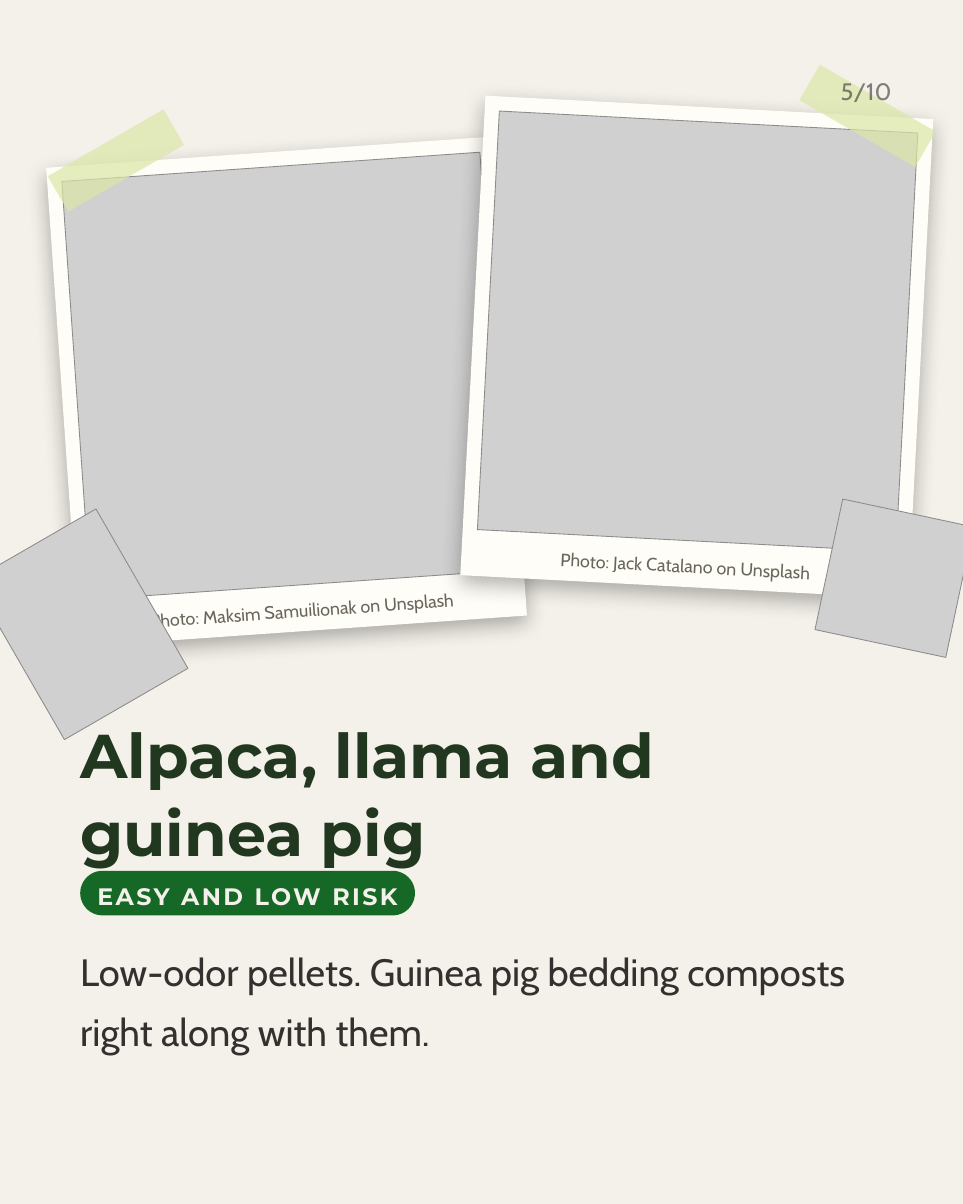
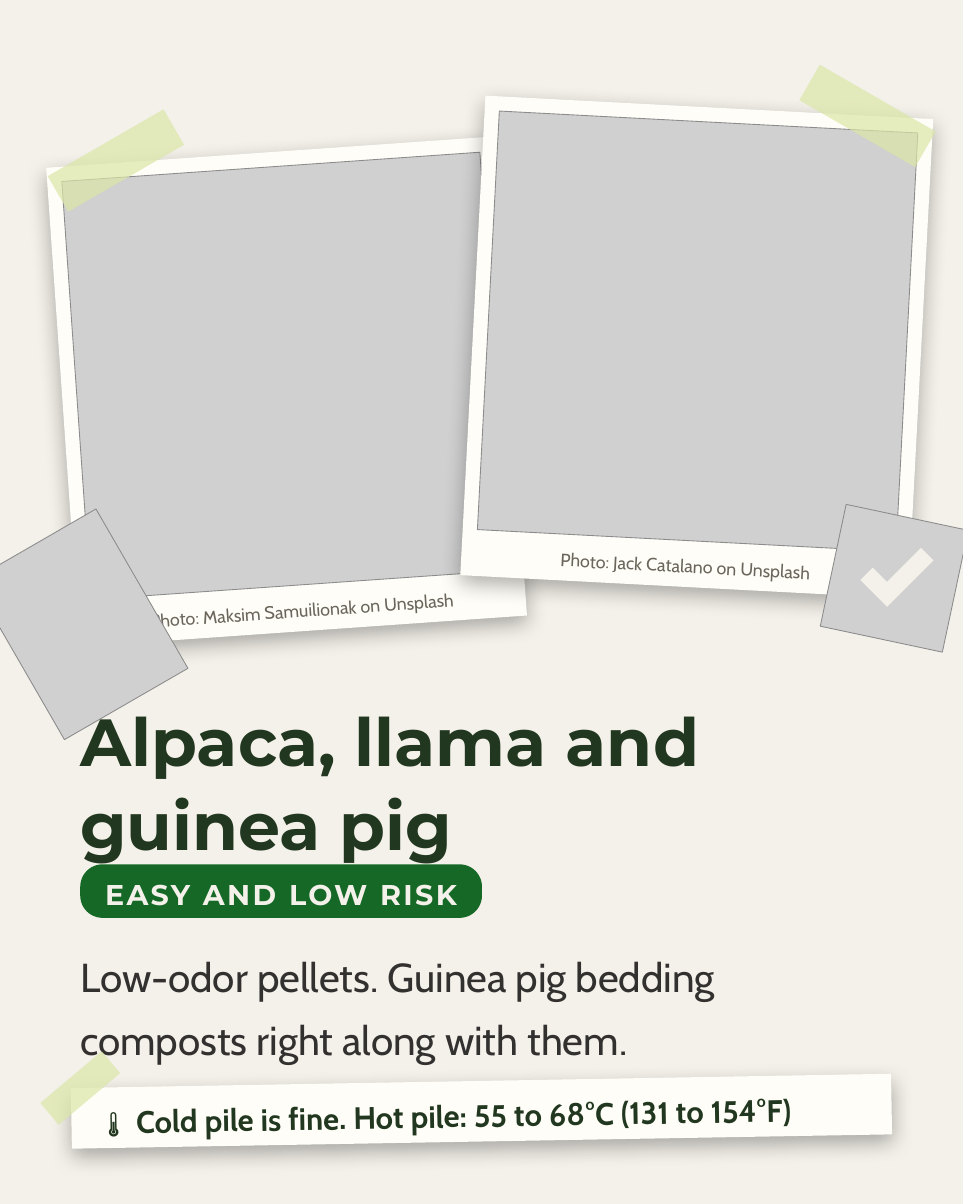
Before and after one commit to linneamoritznyc/SFW-SocialMedia, a slide deck: slide 5 of templates/posts/october/04-10-2026-sun-ig-world-animal-day.pptx. Drawn at 963x1204 pixels with LibreOffice and Linux fonts; fonts in the diff are those of the drawing; grey boxes stand for pictures; background and template pictures are left out. Boxes give left, top, right and bottom in pixels: in the first picture for what was removed or moved away, otherwise in the second. Text is boxed around its words. In the diff, an @@ line names an element or a change of style, - is before the commit and + after.

```diff
--- a/templates/posts/october/04-10-2026-sun-ig-world-animal-day.pptx
+++ b/templates/posts/october/04-10-2026-sun-ig-world-animal-day.pptx
@@ text removed at (841, 80, 892, 106) @@
-5/10
@@ picture: place and size @@
-picture at (815, 499, 963, 658)
+picture at (820, 505, 963, 653)
@@ freeform shape added at (860, 548, 933, 607), fill #F4F1EA @@
@@ text "Alpaca, llama and guinea pig": place and size @@
-text "Alpaca, llama and guinea pig" at (80, 718, 654, 869)
+text "Alpaca, llama and guinea pig" at (80, 701, 699, 865)
@@ text "Alpaca, llama and guinea pig" at (80, 701, 699, 865): size 52 to 56 pt @@
@@ text "EASY AND LOW RISK" at (105, 884, 457, 906): size 20 to 24 pt @@
@@ rounded rectangle: place and size @@
-rounded rectangle at (80, 871, 415, 915)
+rounded rectangle at (80, 865, 482, 918)
@@ rounded rectangle at (80, 865, 482, 918): proportions changed @@
@@ text "Low-odor pellets. Guinea pig bedding ..." at (80, 961, 715, 1064): size 32 to 34 pt @@
@@ rectangle added at (41, 1051, 120, 1124), fill #DBE6A7 at 70% opacity @@
@@ rectangle added at (71, 1073, 892, 1148), fill #FFFDF7 @@
@@ text added at (136, 1098, 792, 1139), 26 pt, text #22371F, bold @@
+🌡️ Cold pile is fine. Hot pile: 55 to 68°C (131 to 154°F)
```
Also in this commit, not shown: 9 other slides changed, 2 slides added, 1 other file.
